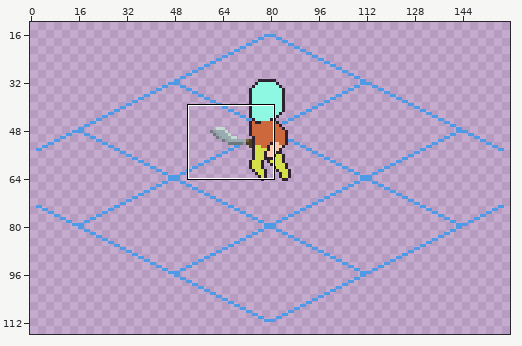
Two states of a pixel-art file, Assets/Sprites/Units/Composite/base_unit.aseprite. The picture above shows the old version from afar; the outline marks the close-up.
Close-up. Before the commit:
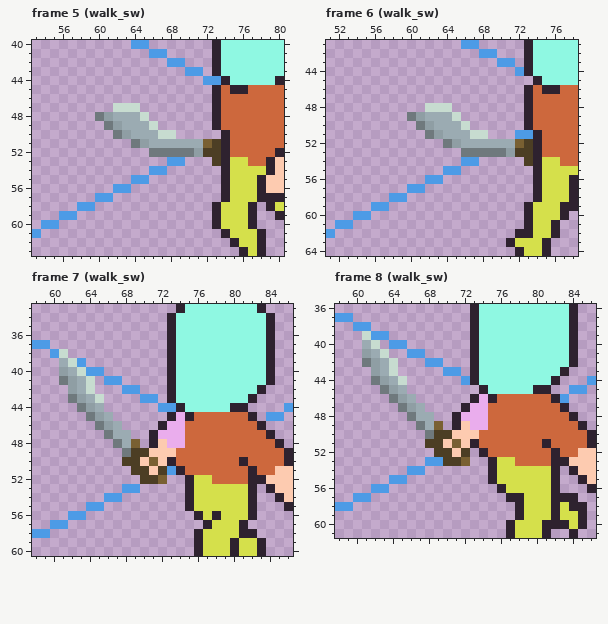
160x128 pixels, 25 frames. Shown: frame 5 (walk_sw): x 53..80, y 40..63; frame 6 (walk_sw): x 51..78, y 41..64; frame 7 (walk_sw): x 58..86, y 33..60; frame 8 (walk_sw): x 58..86, y 36..61. The wide view leaves out empty margins. The commit also changed other frames or places, which this record leaves out.
New version:
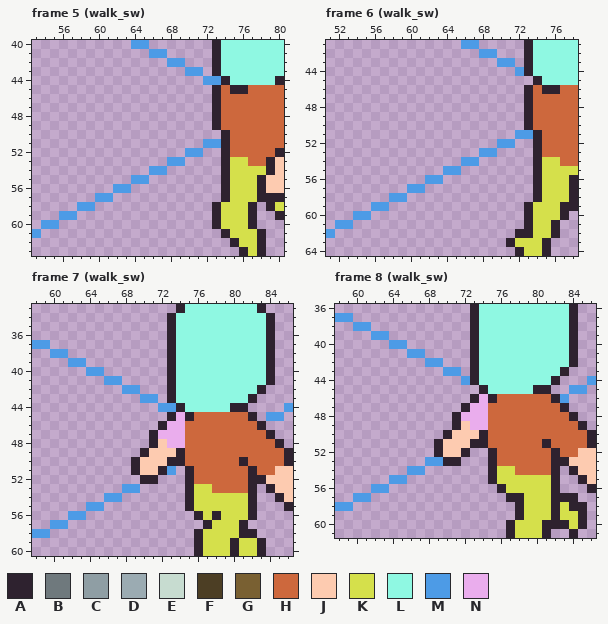
Palette (. is transparent): A #2e222f  B #6f797d  C #8f9ea4  D #9babb2  E #c7dcd0  F #4c3e24  G #796032  H #cd683d  J #fdcbb0  K #d5e04b  L #8ff8e2  M #4d9be6  N #eaaded
Edits made:
layer "back_arm_sword" now hidden
Changed rows in their new state; - is an unchanged pixel.
Frame 5 (walk_sw):
first column x 60:
47 --...---------
48 ......--------
49 -......-------
50 --.......-----
51 ----........MM
52 ------....MM..
53 -------------.
Frame 6 (walk_sw):
first column x 60:
48 --...---------
49 ......--------
50 -......-------
51 --.......-----
52 ----......MM..
53 ------..MM....
54 -------------.
Frame 7 (walk_sw):
first column x 61:
38 M--------------------
39 .M-------------------
40 ...------------------
41 ....-----------------
42 -...-----------------
43 -....----------------
44 --...----------------
45 ---...---------------
46 ----...--------------
47 -----...-------------
48 ------...------------
49 -------..A---A-------
50 -------.A-J--A-------
51 --------AJ-A-.A------
52 ---------AA.---HH----
53 -----------------HHHH
Frame 8 (walk_sw):
first column x 61:
39 .--------------------
40 ..-------------------
41 ...------------------
42 ....-----------------
43 -...-----------------
44 -....----------------
45 --...----------------
46 ---...---------------
47 ----...--------------
48 -----...-------------
49 ------...------------
50 -------..A---A-------
51 -------.A-J--A-------
52 --------AJ-A-.A------
53 ---------AA.---HH----
54 -----------------HHHH
Changed places in both close-ups, as pixel boxes (x1, y1, x2, y2):
changed: (95, 103, 221, 166)
changed: (407, 103, 533, 166)
changed: (59, 349, 248, 493)
changed: (362, 331, 551, 475)
